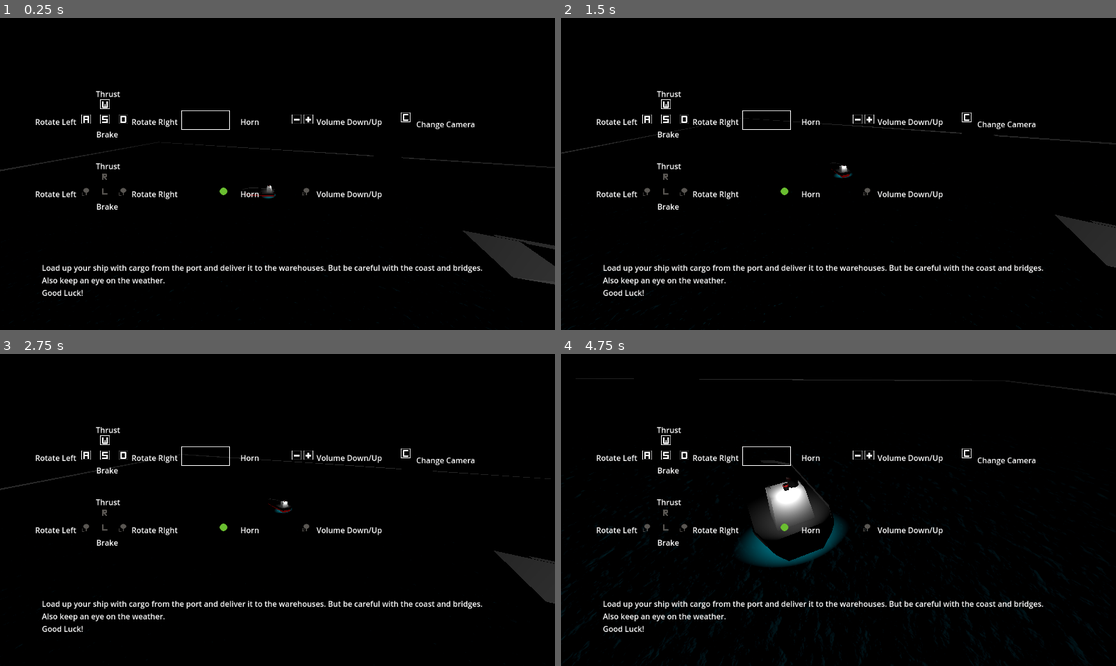
Above: before the commit, frames 1-4 (two rows, left to right).
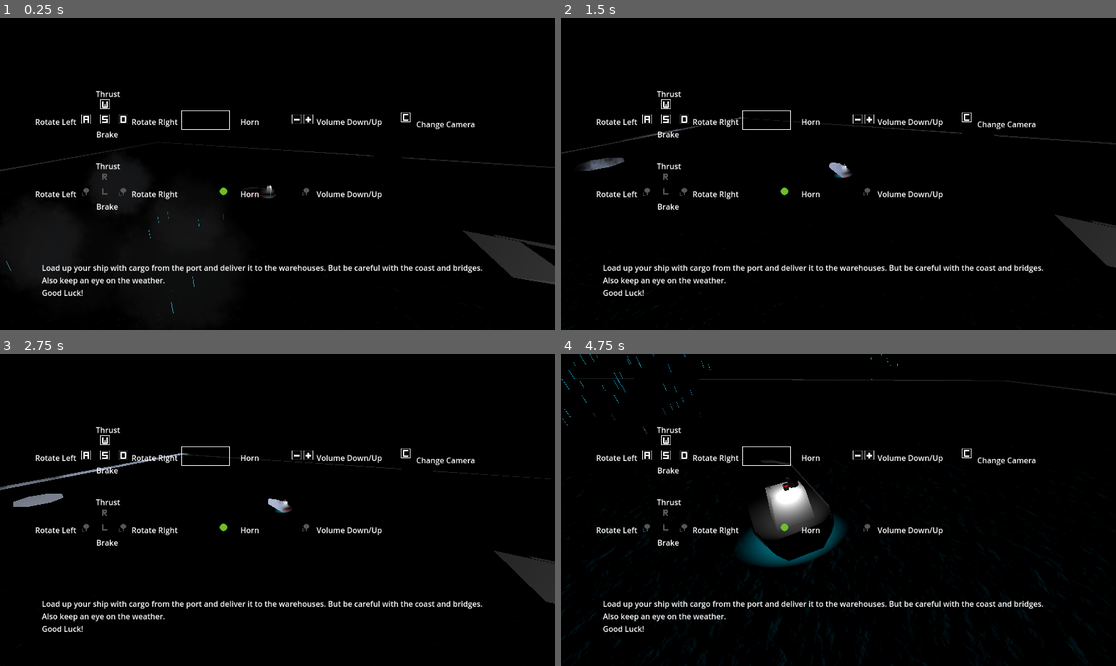
Above: after the commit, the same moments.

Repository: savenger/shipped
Game: Godot game, scene res://level/game.tscn
Two runs of this game, one before a commit and one after it. Both use one fixed random seed, a clock stepped at 60 frames per second and the inputs below.
Inputs (mouse positions are in pixels of both pictures, inside the frame that each line leads up to):
- Up to frame 1 (0.25 s): no input
- Up to frame 2 (1.5 s): tap Enter at 0.5 s; move the mouse to (960, 158) at 0.52 s; hold D (Turn Right) 0.53-1.28 s; click (960, 158) at 0.6 s; move the mouse to (727, 189) at 1.27 s; hold A (Turn Left) from 1.28 s (still down); tap Mouse wheel down (volume_down) at 1.35 s
- Up to frame 3 (2.75 s): move the mouse to (333, 441) at 2.02 s; release A (Turn Left) at 2.03 s; hold D (Turn Right) from 2.03 s (still down); tap Mouse wheel up (volume_up) at 2.1 s
- Up to frame 4 (4.75 s): move the mouse to (810, 572) at 2.77 s; release D (Turn Right) at 2.78 s; hold S (CounterThrust) 2.78-3.53 s; tap C at 2.85 s; move the mouse to (1005, 556) at 3.52 s; hold A (Turn Left) from 3.53 s (still down); click (1005, 556) at 3.6 s; move the mouse to (672, 463) at 4.27 s; tap Mouse wheel down (volume_down) at 4.35 s

The runs differ from the first frame. In frame 1, less than 0.1% of the frame differs, in the area x 1-49%, y 54-95%; in frame 2, 0.4%; in frame 3, 0.6%, in the area x 0-53%, y 31-51%; in frame 4, less than 0.1%.
Error in both runs: Invalid assignment of property or key 'volume_db' with value of type 'int' on a base object of type 'null instance'. (res://level/game.gd:40)

Commit message:
Random position of thunder storm

Diff:
--- a/ThunderStorm/ThunderStorm.gd
+++ b/ThunderStorm/ThunderStorm.gd
@@ -1,27 +1,39 @@
 extends Area3D
 
+@export var _storm_speed: float = .25
 
-var _delay: float = 3.0
+var _lightning_delay: float = 3.0
 var _timer: float = 0
-var _is_inside_storm: bool = false
 var _ship: Node3D = null
+var _waypoint_target: Vector3 = Vector3.ZERO
 
 
 func _ready():
+	_waypoint_target = Vector3(randf_range(0, 50), 15, randf_range(0, 50))
 	body_entered.connect(_on_body_entered)
 	body_exited.connect(_on_body_exited)
 
 
 func _process(delta):
+	# Tween cloud position
+	position = lerp(position, _waypoint_target, delta * _storm_speed)
+	if position.distance_to(_waypoint_target) < 2:
+		_waypoint_target = Vector3(randf_range(0, 50), 15, randf_range(0, 50))
+
+
 	if !$LightningSprite.visible:
 		_timer += delta
 
-	if _timer > _delay:
+	if _timer > _lightning_delay:
+		_timer = 0
+
 		if _ship != null:
+			# Random damage
 			_ship.health -= randi_range(15, 30)
 			print("Hit by lightning: ", _ship.health)
-		_timer = 0
-		_delay = randf_range(1, 5)
+
+		# Show lightning
+		_lightning_delay = randf_range(1, 5)
 		var frame_index = randi_range(0, $LightningSprite.hframes - 1)
 		$LightningSprite.frame = frame_index
 		$LightningSprite.visible = true
--- a/ThunderStorm/thunder_storm.tscn
+++ b/ThunderStorm/thunder_storm.tscn
@@ -20,12 +20,12 @@
 
 [sub_resource type="ParticleProcessMaterial" id="ParticleProcessMaterial_pvpmx"]
 emission_shape = 3
-emission_box_extents = Vector3(4, 1, 4)
+emission_box_extents = Vector3(10, 1, 10)
 gravity = Vector3(0, 0, 0)
 angular_velocity_min = -50.0
 angular_velocity_max = 50.0
-scale_min = 3.0
-scale_max = 5.0
+scale_min = 8.0
+scale_max = 12.0
 scale_curve = SubResource("CurveTexture_n1h6s")
 color_ramp = SubResource("GradientTexture1D_nysud")
 
@@ -52,7 +52,7 @@
 
 [sub_resource type="ParticleProcessMaterial" id="ParticleProcessMaterial_1wbji"]
 emission_shape = 3
-emission_box_extents = Vector3(4, 0.1, 4)
+emission_box_extents = Vector3(10, 0.1, 10)
 direction = Vector3(0, -1, 0)
 spread = 0.0
 gravity = Vector3(0, 0, 0)
@@ -85,8 +85,8 @@
 draw_pass_1 = SubResource("QuadMesh_p5h7q")
 
 [node name="RainParticles" type="GPUParticles3D" parent="."]
-amount = 32
-visibility_aabb = AABB(-4, -27.514, -4, 8, 55.028, 8)
+amount = 64
+visibility_aabb = AABB(-11.5657, -27.514, -11.9377, 23.1315, 55.028, 23.8753)
 process_material = SubResource("ParticleProcessMaterial_1wbji")
 draw_pass_1 = SubResource("QuadMesh_dqxru")
 
--- a/level/game.tscn
+++ b/level/game.tscn
@@ -169,3 +169,17 @@
 
 [node name="WorldEnvironment" type="WorldEnvironment" parent="."]
 environment = SubResource("Environment_m4ws3")
+[node name="ThunderStorm1" parent="." instance=ExtResource("15_ii5b1")]
+transform = Transform3D(1, 0, 0, 0, 1, 0, 0, 0, 1, 15.694, 15, 9.107)
+
+[node name="ThunderStorm2" parent="." instance=ExtResource("15_ii5b1")]
+transform = Transform3D(1, 0, 0, 0, 1, 0, 0, 0, 1, 79.5483, 15, 71.6099)
+_storm_speed = 0.05
+
+[node name="ThunderStorm3" parent="." instance=ExtResource("15_ii5b1")]
+transform = Transform3D(1, 0, 0, 0, 1, 0, 0, 0, 1, -92.6255, 15, -70.8407)
+_storm_speed = 0.1
+
+[node name="ThunderStorm4" parent="." instance=ExtResource("15_ii5b1")]
+transform = Transform3D(1, 0, 0, 0, 1, 0, 0, 0, 1, -75.8656, 15, 69.7123)
+_storm_speed = 0.1
--- a/ship/ship.gd
+++ b/ship/ship.gd
@@ -37,7 +37,7 @@
 	for port in cargo_ports:
 		port.ship_loading.connect(_on_ship_loading)
 
-func _process(delta):
+func _process(_delta):
 	if health <= 0.0:
 		emit_signal("die", delivered)
 		print("DIE")
Not shown: 1 places in level/game.tscn that only renumber resources
Not shown, changed: Models/Bridge/Bridge.blend
